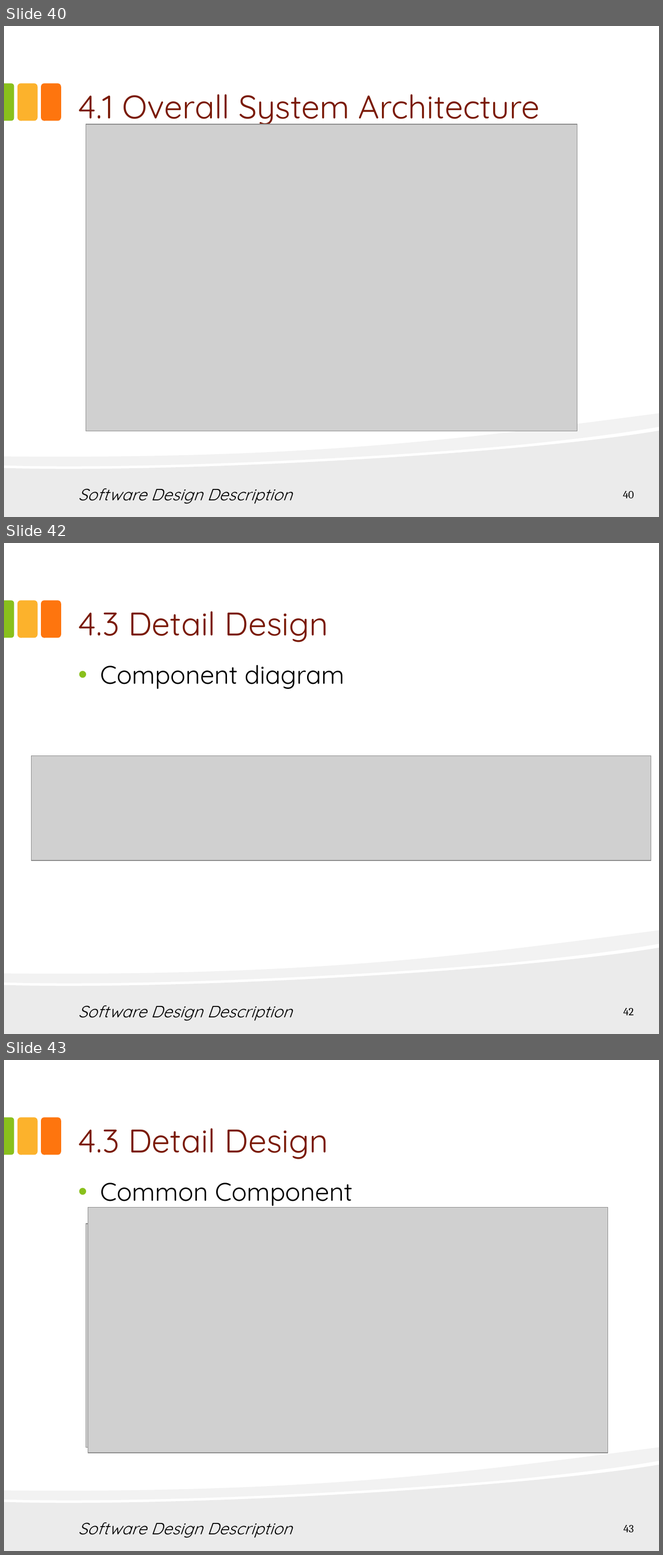
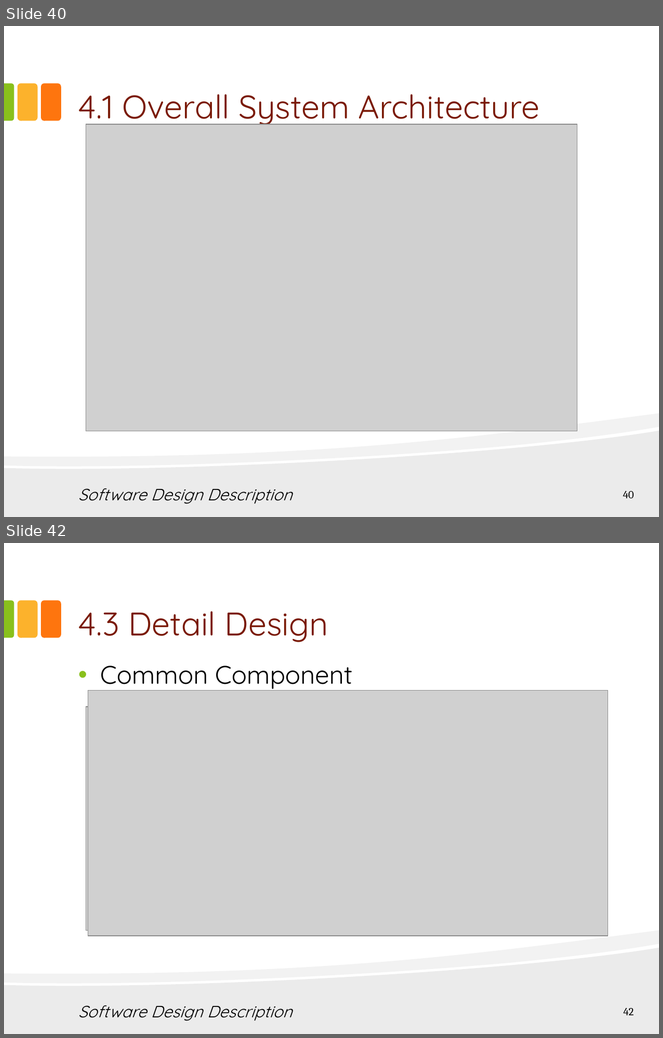
Before and after one commit to hungqcao/Rental-House-Finding, a slide deck: Document/Documentation/Final Document & Report/RHF_Presentation_Final_v1.0.pptx. Shown one above the other, each under a label of ours: slides 40, 42 and 43 before the commit, slides 40 and 42 after it; the slides between them are not shown. The pictures are 663x1555 and 663x1038 pixels, drawn with LibreOffice and Linux fonts; fonts in the diff are those of the drawing; grey boxes stand for pictures. Boxes give left, top, right and bottom in pixels: in the first picture for what was removed or moved away, otherwise in the second. Text is boxed around its words. In the diff, an @@ line names an element or a change of style, - is before the commit and + after.

```diff
--- a/Document/Documentation/Final Document & Report/RHF_Presentation_Final_v1.0.pptx
+++ b/Document/Documentation/Final Document & Report/RHF_Presentation_Final_v1.0.pptx
@@ slide 42 removed at (4,543,659,1034), background #FFFFFF; not listed: 5 template elements that a slide beside it also shows @@
@@ title removed at (78,611,328,642) @@
-4.3 Detail Design
@@ text removed at (100,665,345,689) @@
-• Component diagram
@@ picture removed at (32,756,651,861) @@
@@ text removed at (78,1006,292,1021) @@
-Software Design Description
@@ page number removed at (623,1008,634,1016) @@
-42
@@ what was slide 43 is now slide 42 @@
@@ page number at (623,1008,634,1016): text changed @@
-43
+42
```
Also in this commit, not shown: 5 slides changed.
